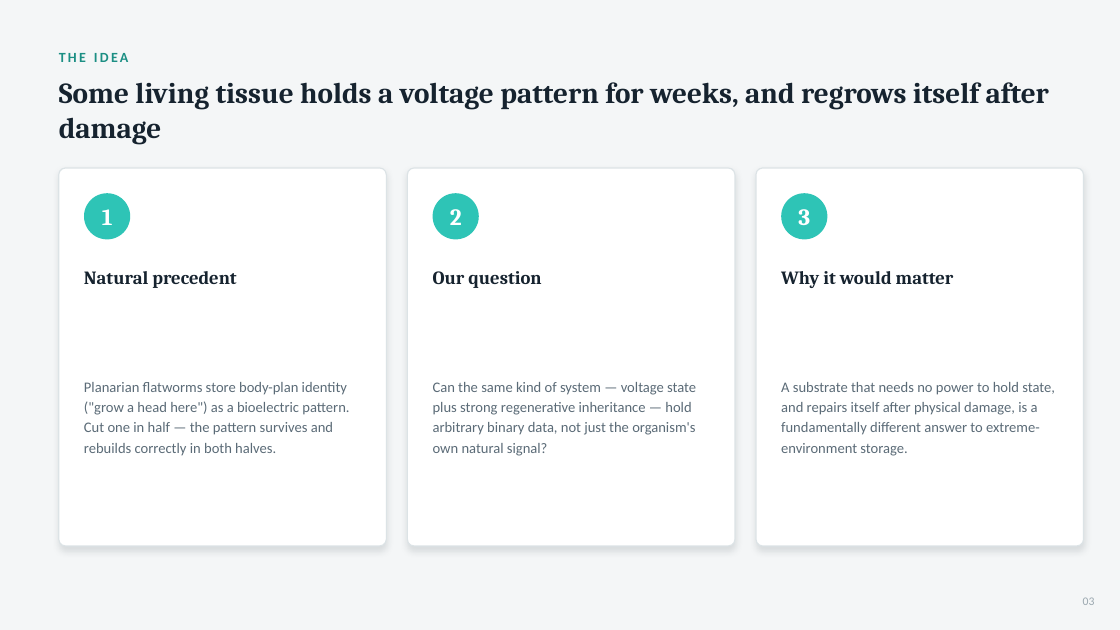
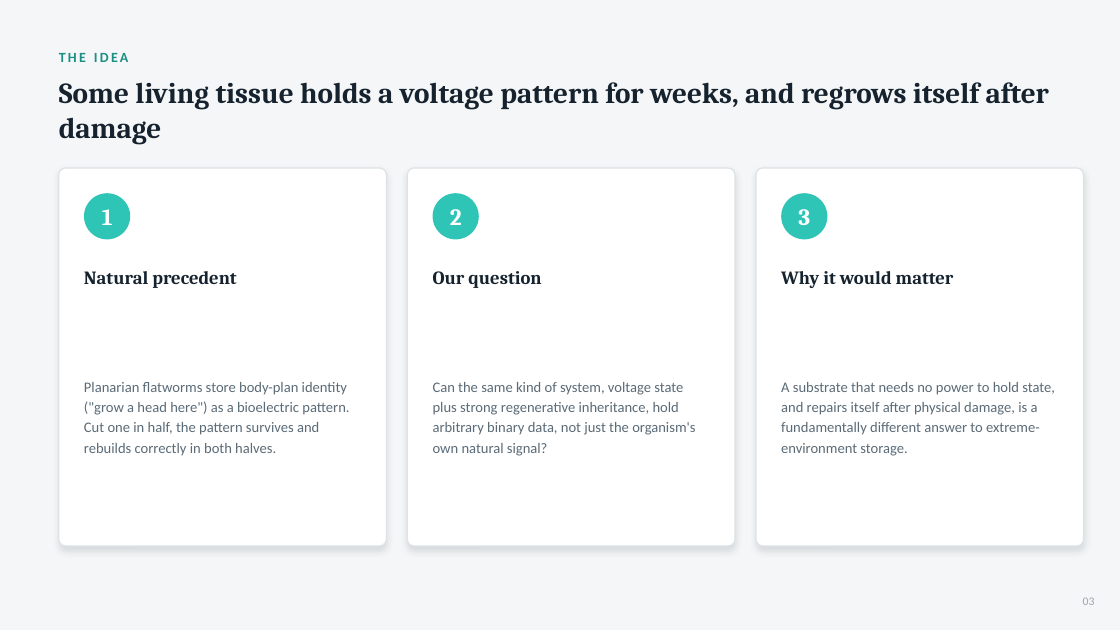
Before and after one commit to rewired89/Acheron, a slide deck: slide 3 of docs/pitch/Acheron_Pitch_Deck.pptx. Drawn at 1120x630 pixels with LibreOffice and Linux fonts; fonts in the diff are those of the drawing. Boxes give left, top, right and bottom in pixels: in the first picture for what was removed or moved away, otherwise in the second. Text is boxed around its words. In the diff, an @@ line names an element or a change of style, - is before the commit and + after.

```diff
--- a/docs/pitch/Acheron_Pitch_Deck.pptx
+++ b/docs/pitch/Acheron_Pitch_Deck.pptx
@@ text at (84, 382, 349, 455): text changed @@
-Planarian flatworms store body-plan identity ("grow a head here") as a bioelectric pattern. Cut one in half — the pattern survives and rebuilds correctly in both halves.
+Planarian flatworms store body-plan identity ("grow a head here") as a bioelectric pattern. Cut one in half, the pattern survives and rebuilds correctly in both halves.
@@ text at (433, 382, 695, 456): text changed @@
-Can the same kind of system — voltage state plus strong regenerative inheritance — hold arbitrary binary data, not just the organism's own natural signal?
+Can the same kind of system, voltage state plus strong regenerative inheritance, hold arbitrary binary data, not just the organism's own natural signal?
```
Also in this commit, not shown: 13 other slides changed, 2 slides added, 3 other files.
